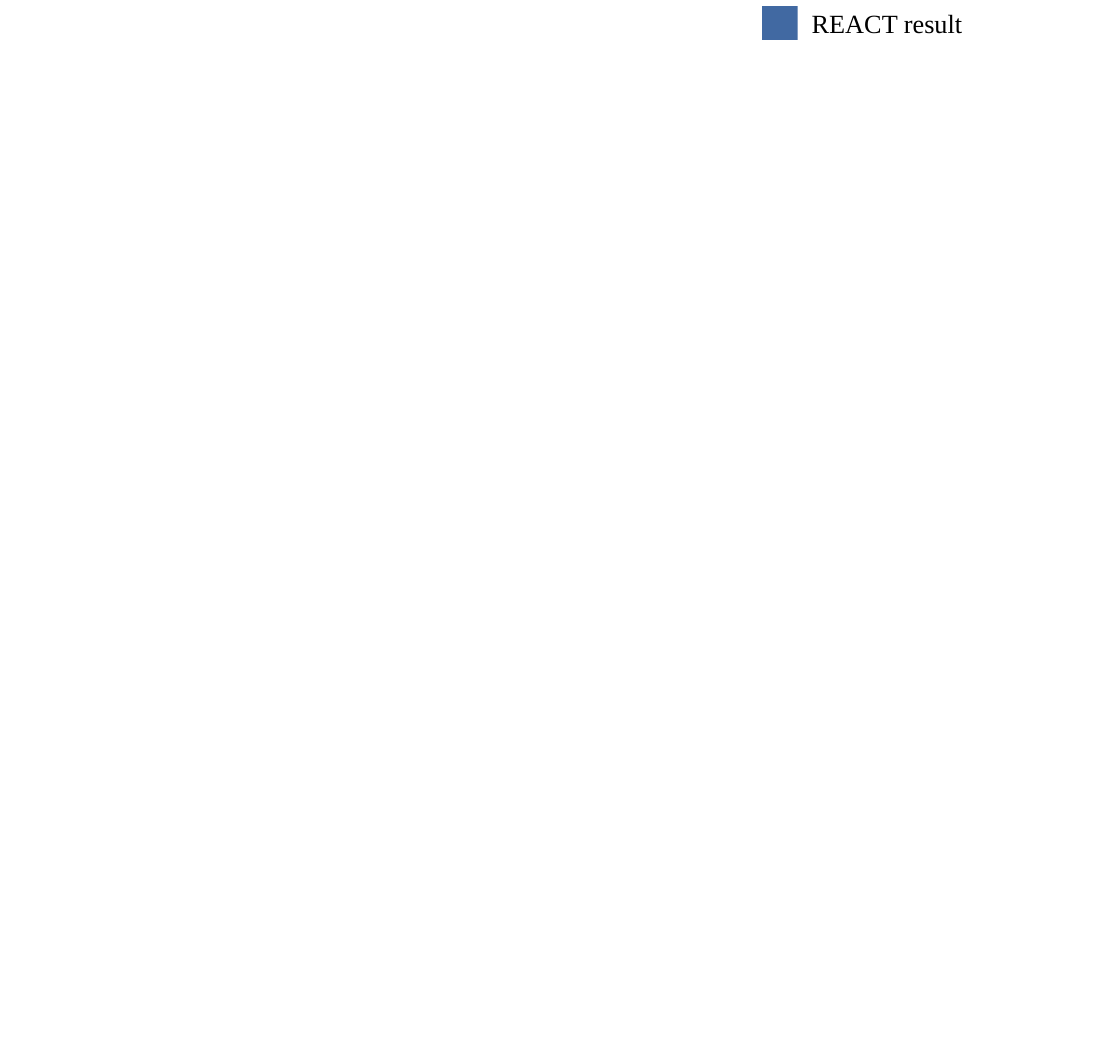
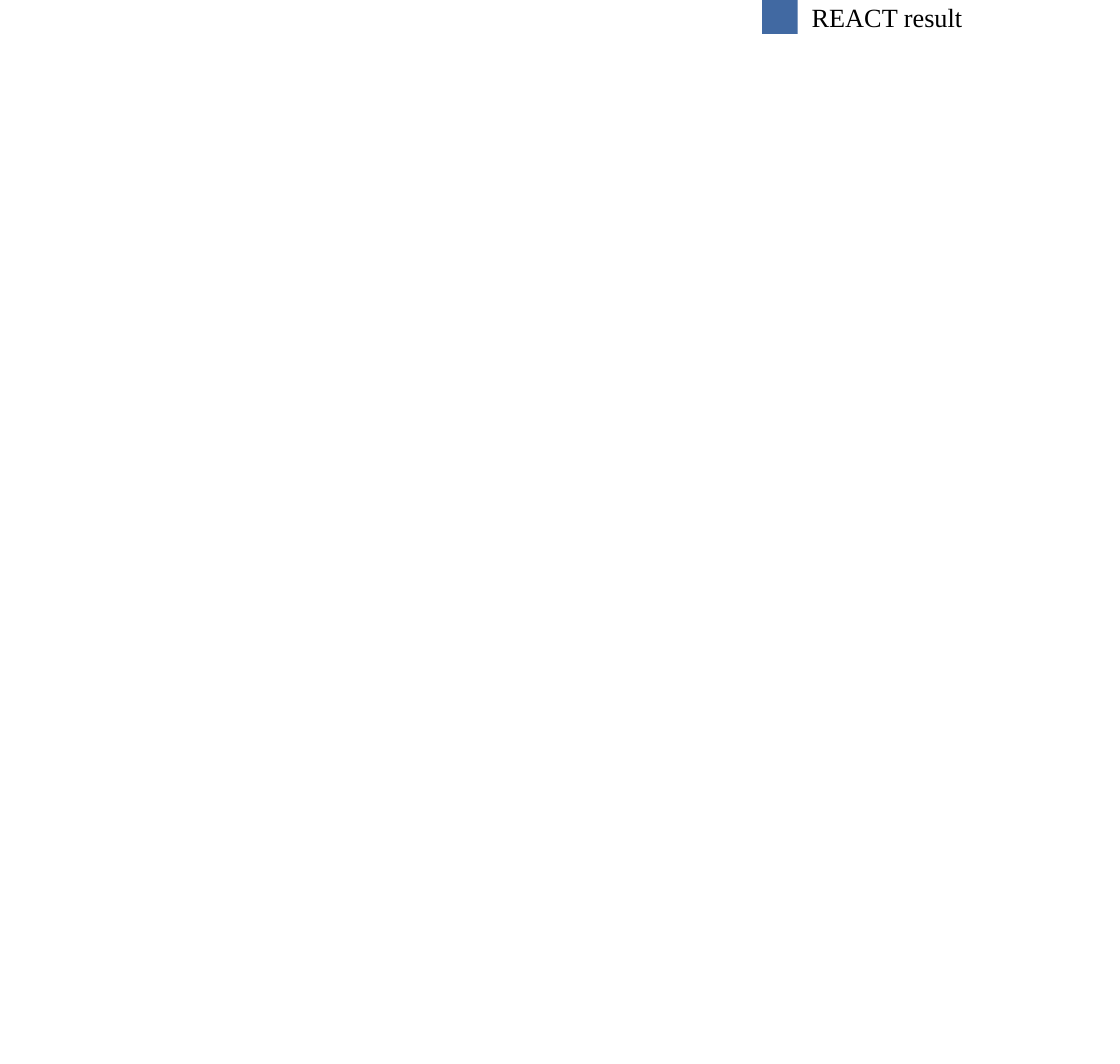
Before and after one commit to whlduzou/Final-Project-Wang-Hanlin, a slide deck: slide 1 of chart/chart.pptx. Drawn at 1120x1064 pixels with LibreOffice and Linux fonts; fonts in the diff are those of the drawing; background and template pictures are left out. Boxes give left, top, right and bottom in pixels: in the first picture for what was removed or moved away, otherwise in the second. Text is boxed around its words. In the diff, an @@ line names an element or a change of style, - is before the commit and + after.

```diff
--- a/chart/chart.pptx
+++ b/chart/chart.pptx
@@ rectangle: place and size @@
-rectangle at box(763, 6, 798, 40)
+rectangle at box(763, 0, 798, 34)
@@ text "REACT result": place and size @@
-text "REACT result" at box(812, 14, 962, 34)
+text "REACT result" at box(812, 8, 962, 28)
```
Also in this commit, not shown: 3 other slides changed, 2 slides added, 2 slides removed.
